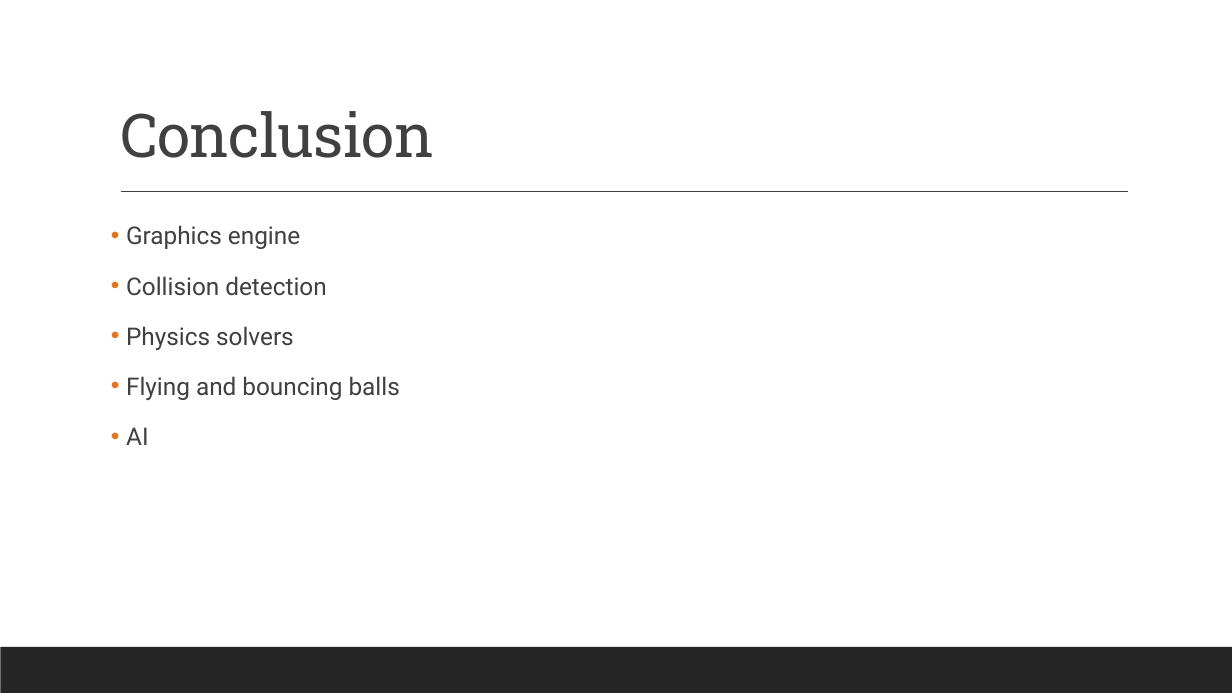
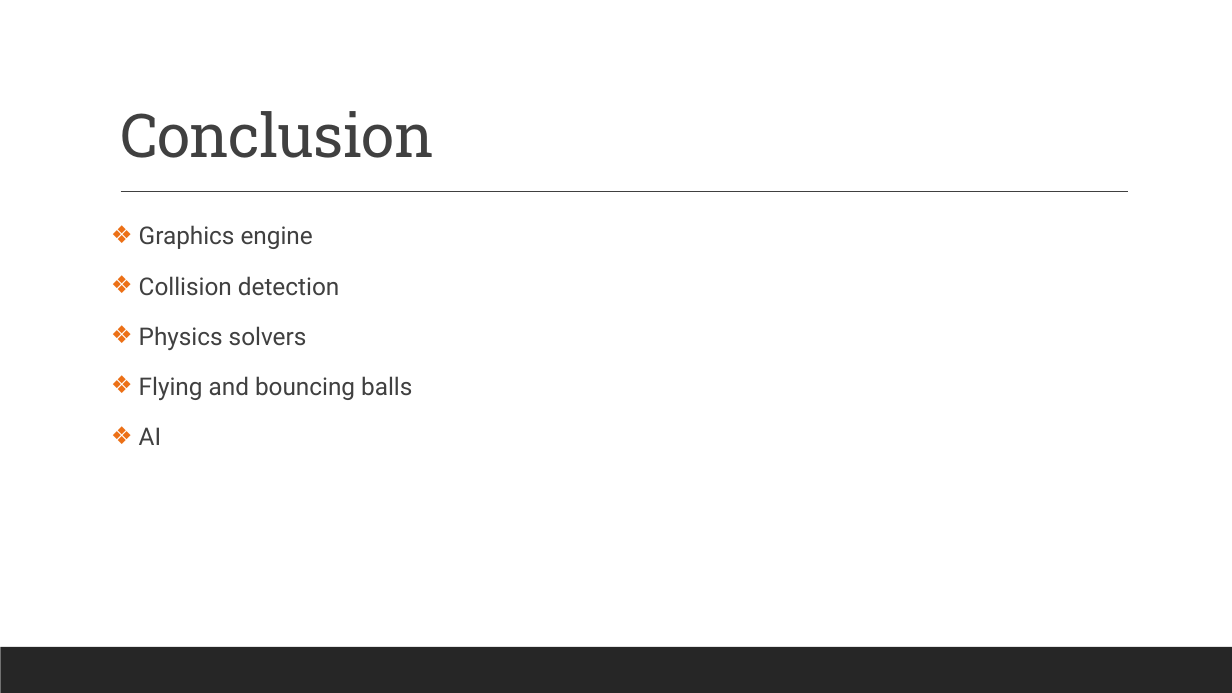
Before and after one commit to renesteeman/Project1-2_Group4, a slide deck: slide 20 of 04-PresentationThirdPhase.pptx (slide 19 before the commit). Drawn at 1232x693 pixels with LibreOffice and Linux fonts; fonts in the diff are those of the drawing. Boxes give left, top, right and bottom in pixels: in the first picture for what was removed or moved away, otherwise in the second. Text is boxed around its words. In the diff, an @@ line names an element or a change of style, - is before the commit and + after.

```diff
--- a/04-PresentationThirdPhase.pptx
+++ b/04-PresentationThirdPhase.pptx
@@ text "Graphics engine" at <box>139,225,412,445</box>: bullet • to ❖ @@
```
Also in this commit, not shown: 2 other slides changed, 1 slide added.
